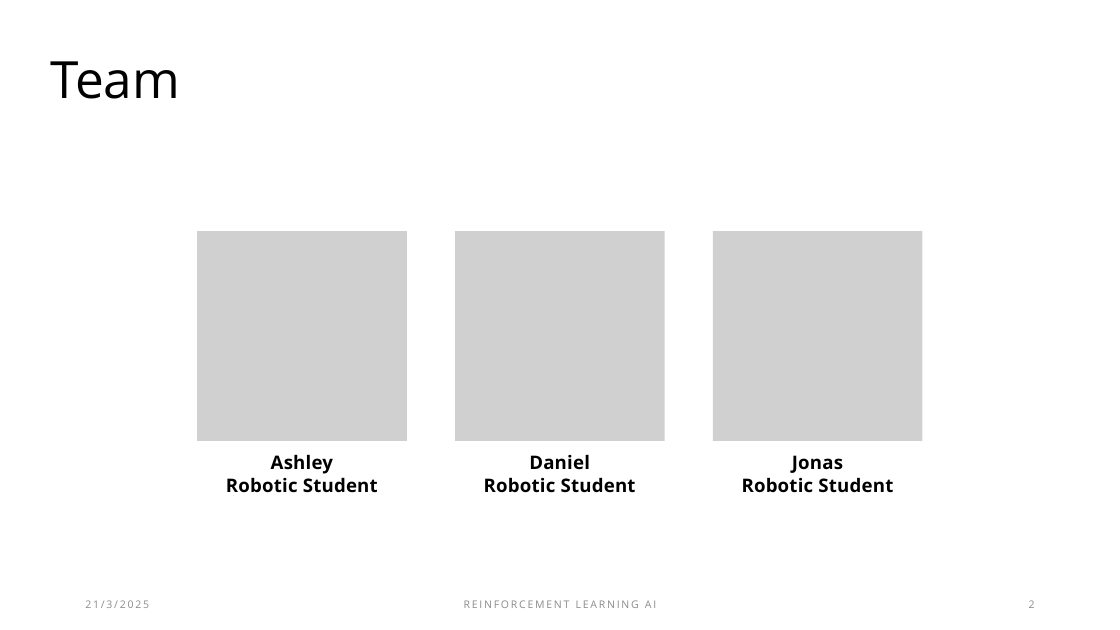
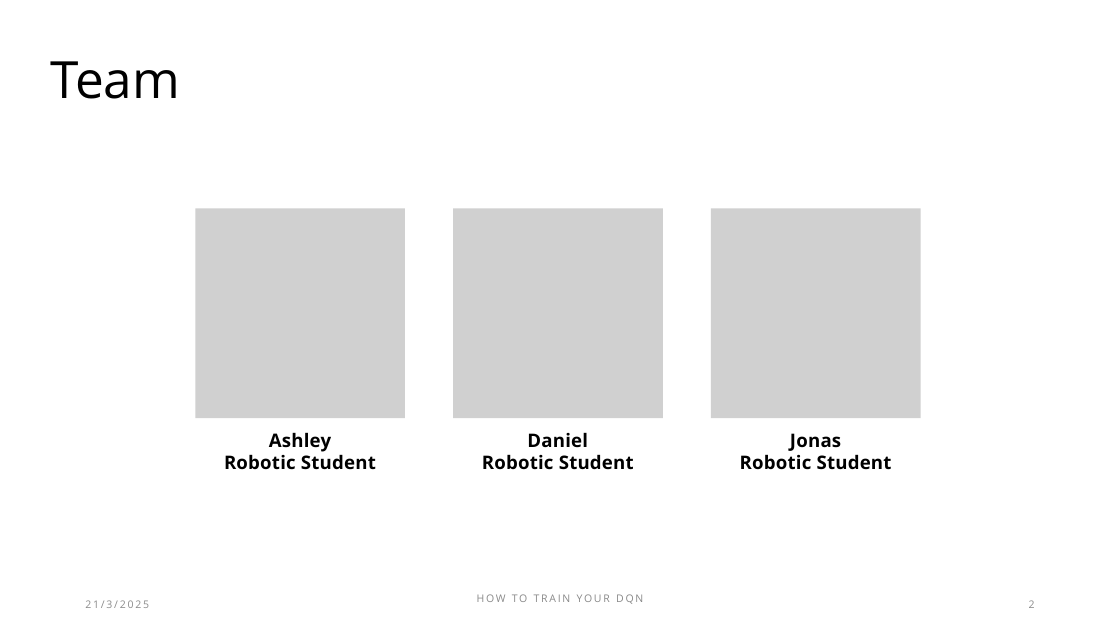
Before and after one commit to Ashley-Bjors/DVA439-Intelligenta-system, a slide deck: slide 2 of Redovisning.pptx. Drawn at 1120x630 pixels with LibreOffice and Linux fonts; fonts in the diff are those of the drawing; grey boxes stand for pictures. Boxes give left, top, right and bottom in pixels: in the first picture for what was removed or moved away, otherwise in the second. Text is boxed around its words. In the diff, an @@ line names an element or a change of style, - is before the commit and + after.

```diff
--- a/Redovisning.pptx
+++ b/Redovisning.pptx
@@ 3 pictures: place and size @@
-3 pictures at [197,231,923,441]
+3 pictures at [196,208,921,418]
@@ 3 texts: place and size @@
-3 texts at [226,454,893,493]
+3 texts at [224,432,892,470]
@@ text at [477,594,643,604]: text changed; text colour #8C8C8C to #898989 @@
-REINFORCEMENT LEARNING AI
+HOW TO TRAIN YOUR DQN
```
Also in this commit, not shown: 5 other slides changed, 7 slides added, 3 slides removed.
